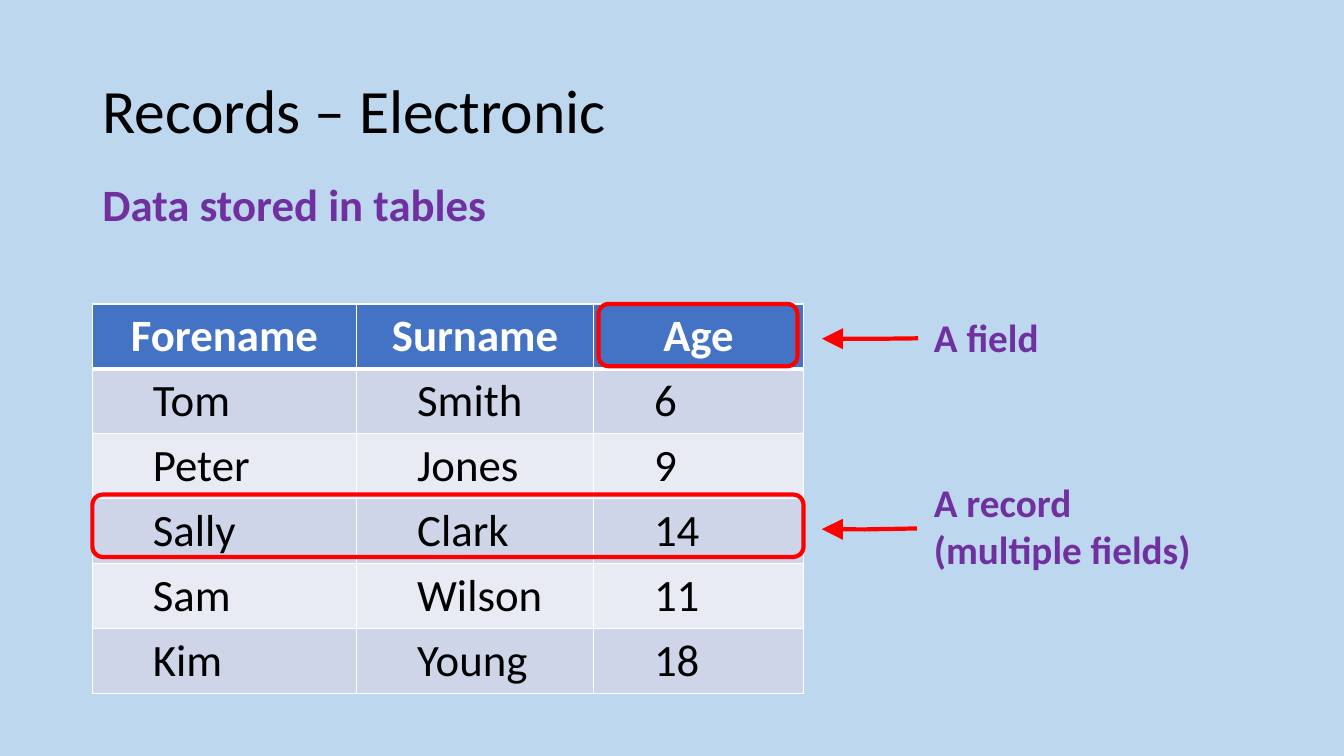
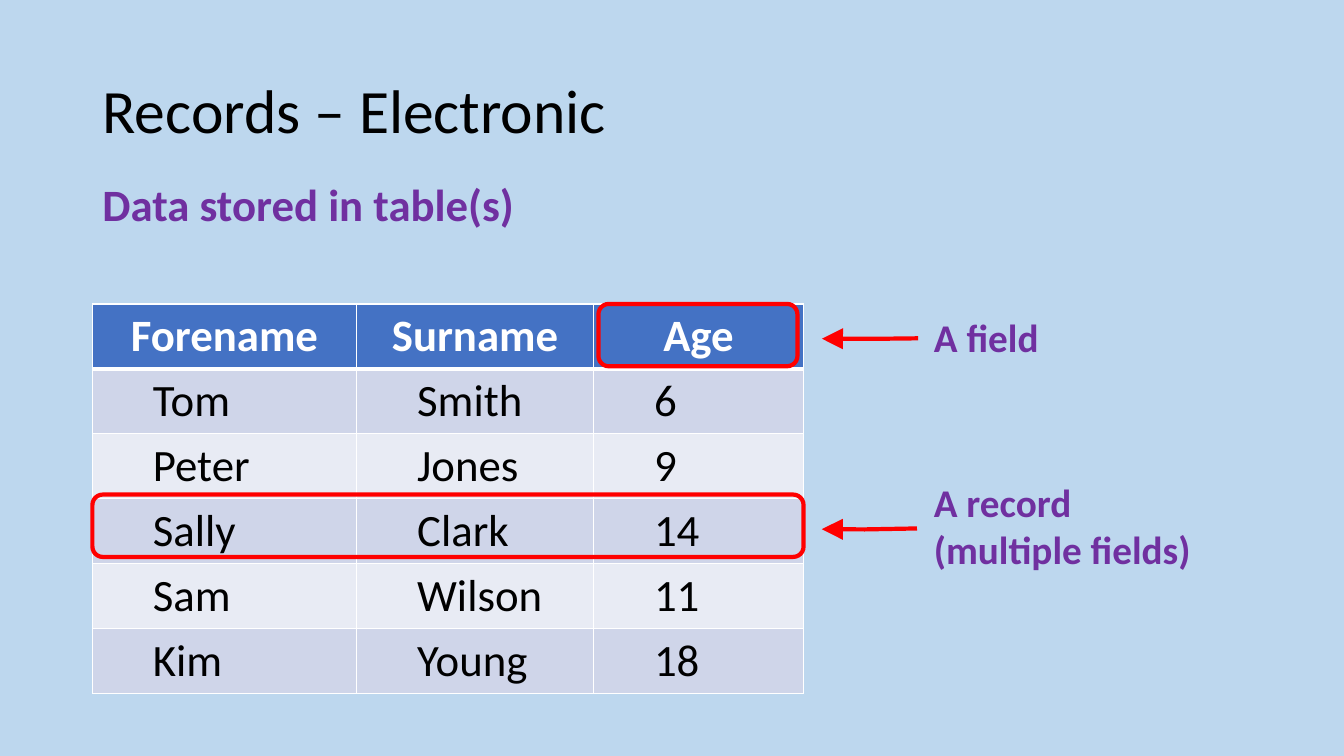
Before and after one commit to MrFriendCS/MrFriendCS.github.io, a slide deck: slide 7 of n5-cs/ddd/N5 CS DDD Slides.pptx. Drawn at 1344x756 pixels with LibreOffice and Linux fonts; fonts in the diff are those of the drawing. Boxes give left, top, right and bottom in pixels: in the first picture for what was removed or moved away, otherwise in the second. Text is boxed around its words. In the diff, an @@ line names an element or a change of style, - is before the commit and + after.

```diff
--- a/n5-cs/ddd/N5 CS DDD Slides.pptx
+++ b/n5-cs/ddd/N5 CS DDD Slides.pptx
@@ text at bbox=[102, 188, 514, 228]: text changed @@
-Data stored in tables
+Data stored in table(s)
```
Also in this commit, not shown: 1 other slide changed, 2 slides added.
